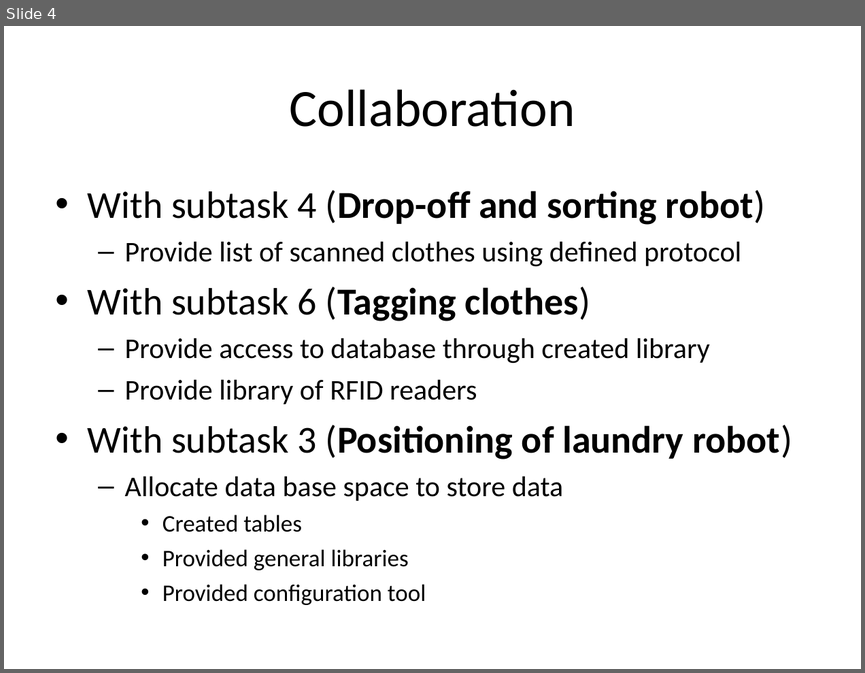
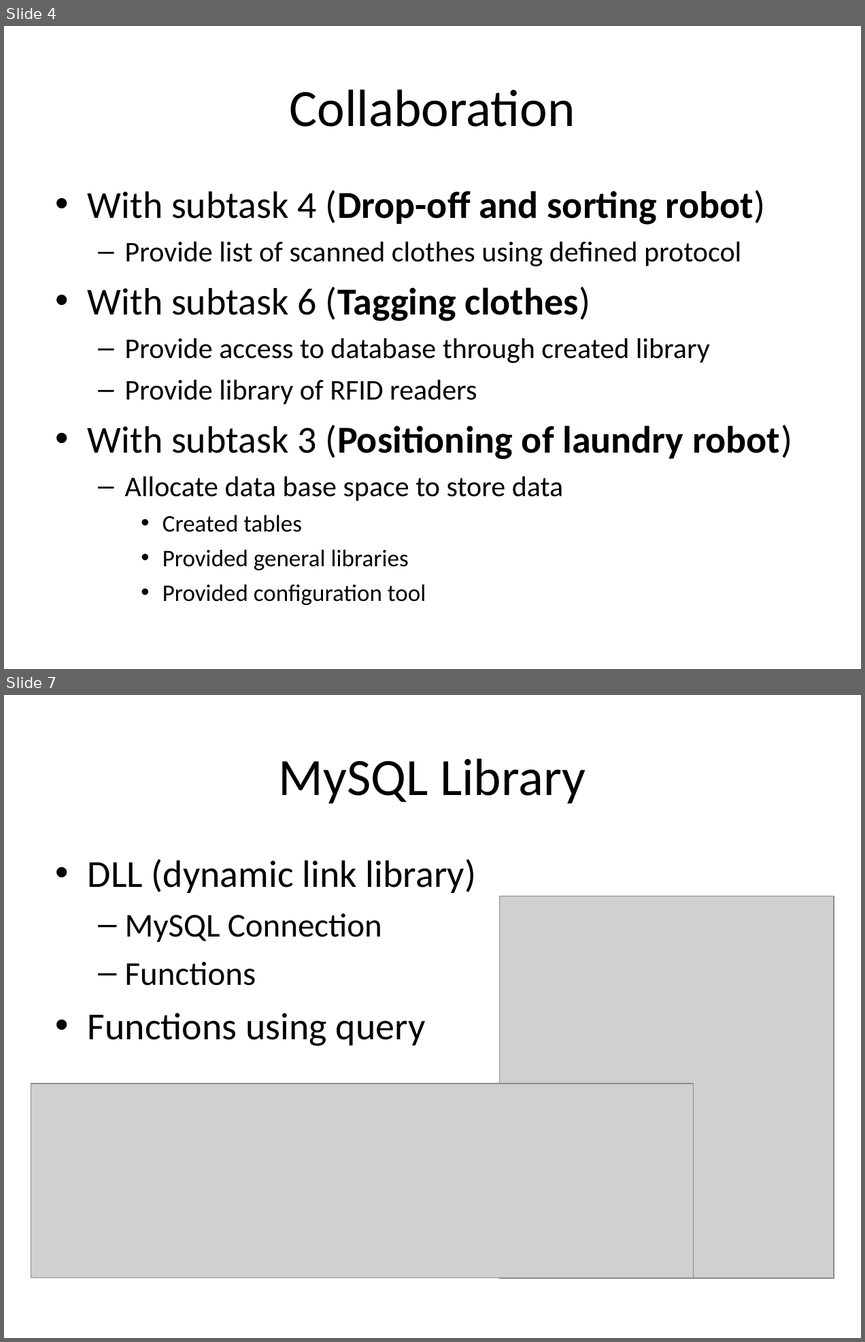
Before and after one commit to isurup/kalle-martin-group, a slide deck: RSD1/presentation/ExamMartin.ppt. Shown one above the other, each under a label of ours: slide 4 before the commit, slides 4 and 7 after it; the slides between them are not shown. The pictures are 865x673 and 865x1342 pixels, drawn with LibreOffice and Linux fonts; fonts in the diff are those of the drawing; grey boxes stand for pictures. Boxes give left, top, right and bottom in pixels: in the first picture for what was removed or moved away, otherwise in the second. Text is boxed around its words. In the diff, an @@ line names an element or a change of style, - is before the commit and + after.

```diff
--- a/RSD1/presentation/ExamMartin.ppt
+++ b/RSD1/presentation/ExamMartin.ppt
@@ slide 7 added at [4, 695, 861, 1338], background #FFFFFF @@
@@ title added at [279, 758, 585, 804], 44 pt, text #000000 @@
+MySQL Library
@@ text added at [88, 859, 476, 1046], 32 pt, text #000000 @@
+• DLL (dynamic link library)
+  – MySQL Connection
+  – Functions
+• Functions using query
@@ picture added at [499, 896, 834, 1278] @@
@@ picture added at [31, 1083, 693, 1278] @@
```
Also in this commit, not shown: 5 slides changed, 1 other slide added, 2 slides removed.
